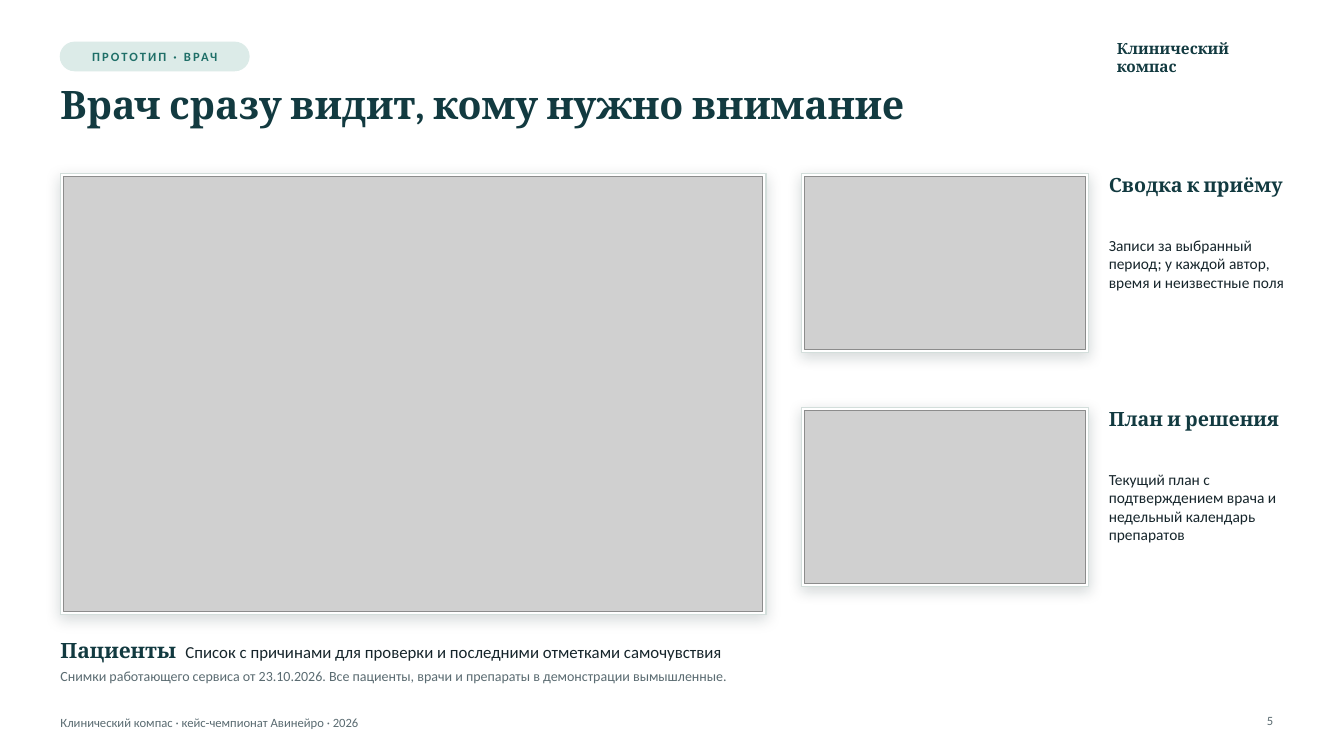
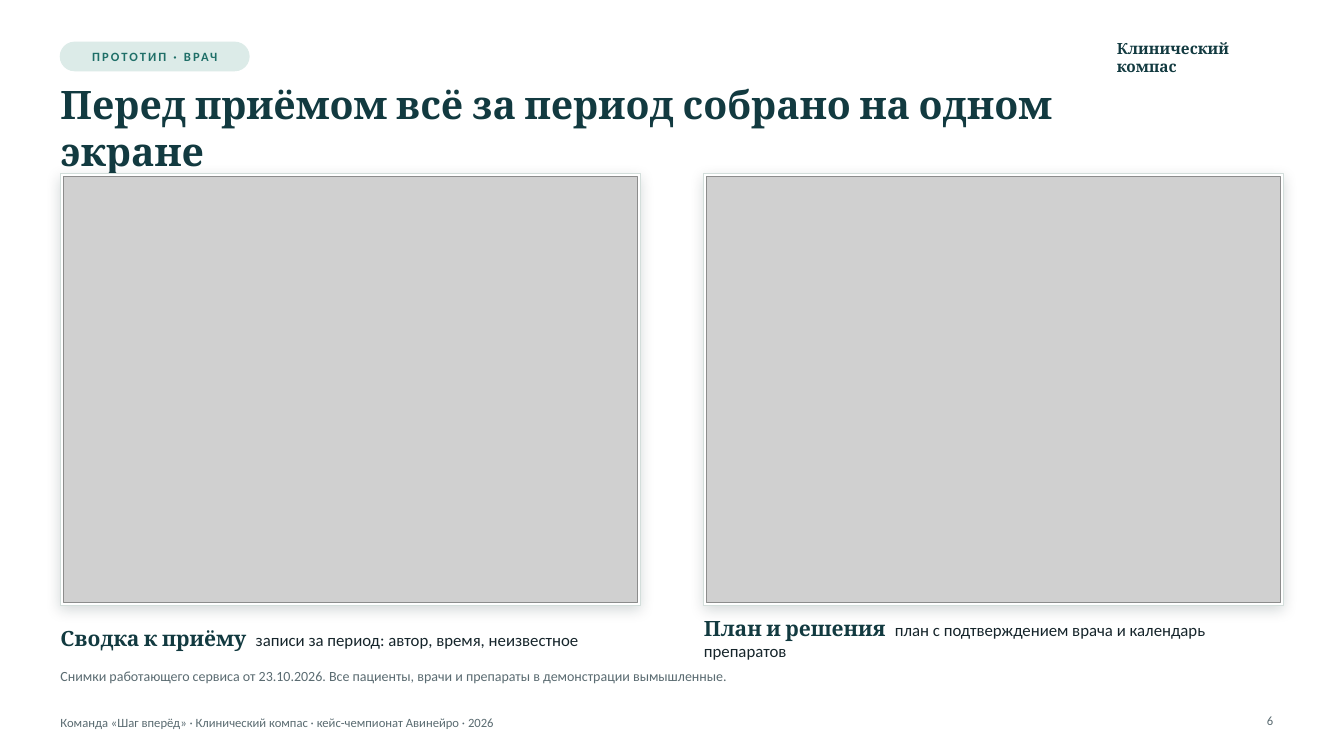
Before and after one commit to Azimat000/clinical-compass, a slide deck: slide 6 of deliverables/presentation/klinicheskiy-kompas-demo-day.pptx (slide 5 before the commit). Drawn at 1344x756 pixels with LibreOffice and Linux fonts; fonts in the diff are those of the drawing; grey boxes stand for pictures; background and template pictures are left out. Boxes give left, top, right and bottom in pixels: in the first picture for what was removed or moved away, otherwise in the second. Text is boxed around its words. In the diff, an @@ line names an element or a change of style, - is before the commit and + after.

```diff
--- a/deliverables/presentation/klinicheskiy-kompas-demo-day.pptx
+++ b/deliverables/presentation/klinicheskiy-kompas-demo-day.pptx
@@ title at <box>60,88,1052,177</box>: text changed @@
-Врач сразу видит, кому нужно внимание
+Перед приёмом всё за период собрано на одном экране
@@ rectangle: place and size @@
-rectangle at <box>60,173,766,615</box>
+rectangle at <box>60,173,640,605</box>
@@ picture: place and size @@
-picture at <box>64,176,763,612</box>
+picture at <box>64,176,637,602</box>
@@ rectangle: place and size @@
-rectangle at <box>802,407,1089,587</box>
+rectangle at <box>704,173,1284,605</box>
@@ picture added at <box>707,176,1280,602</box> @@
@@ rectangle removed at <box>802,173,1089,353</box> @@
@@ picture removed at <box>805,176,1086,350</box> @@
@@ text removed at <box>1109,177,1283,197</box> @@
-Сводка к приёму
@@ text removed at <box>1109,240,1284,291</box> @@
-Записи за выбранный период; у каждой автор, время и неизвестные поля
@@ picture removed at <box>805,410,1086,584</box> @@
@@ text removed at <box>1109,412,1279,431</box> @@
-План и решения
@@ text at <box>704,621,1206,660</box>: text changed; size 11 to 12 pt @@
-Текущий план с подтверждением врача и недельный календарь препаратов
+План и решения план с подтверждением врача и календарь препаратов
@@ text "План и решения план с ..." at <box>704,621,1206,660</box>: vertical alignment top to middle @@
@@ text removed at <box>60,643,721,663</box> @@
-Пациенты Список с причинами для проверки и последними отметками самочувствия
@@ text added at <box>60,630,579,651</box>, 12 pt, text #16252B @@
+Сводка к приёму записи за период: автор, время, неизвестное
@@ text at <box>60,718,494,729</box>: text changed @@
-Клинический компас · кейс-чемпионат Авинейро · 2026
+Команда «Шаг вперёд» · Клинический компас · кейс-чемпионат Авинейро · 2026
```
Also in this commit, not shown: 15 other slides changed, 2 slides added, 2 slides removed, 12 other files.
